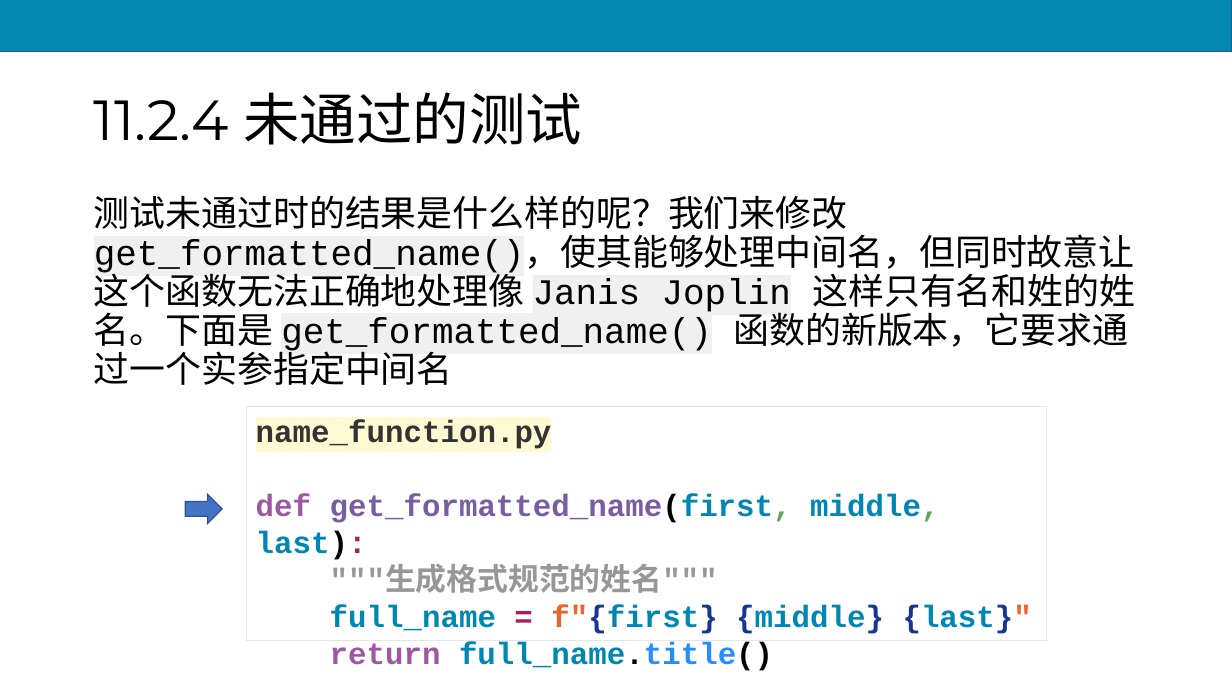
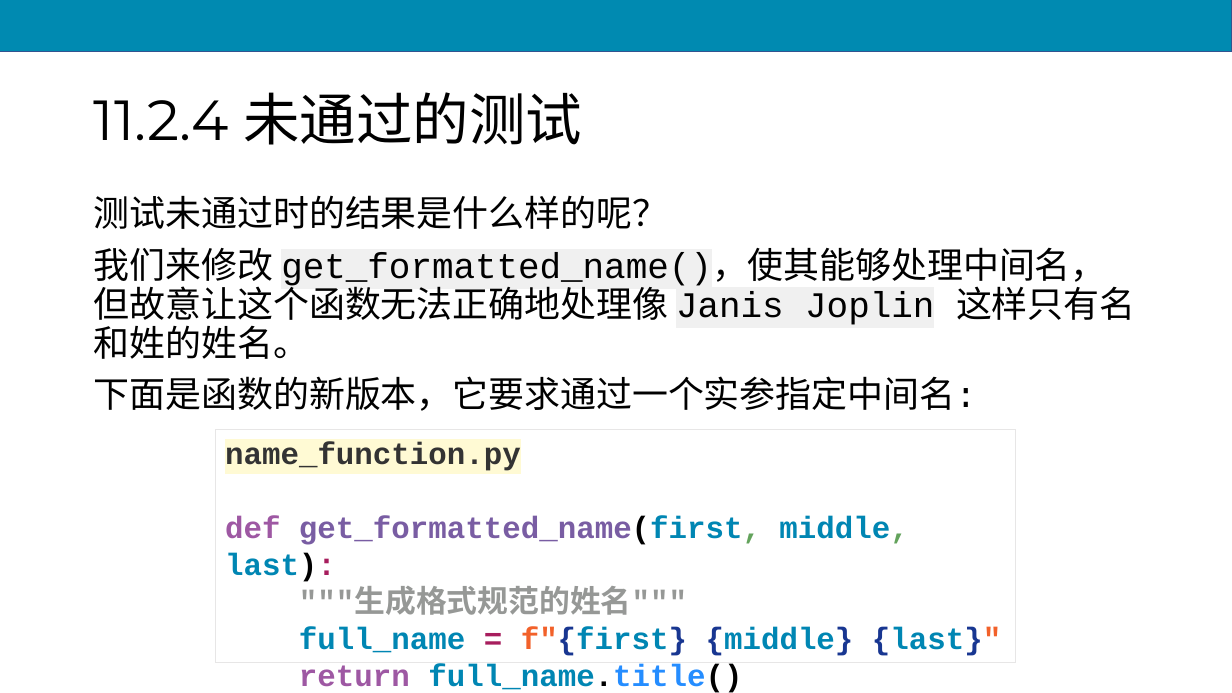
Before and after one commit to scruel/pcc_3e_slides, a slide deck: slide 25 of PPT/python11.pptx (slide 21 before the commit). Drawn at 1232x693 pixels with LibreOffice and Linux fonts; fonts in the diff are those of the drawing. Boxes give left, top, right and bottom in pixels: in the first picture for what was removed or moved away, otherwise in the second. Text is boxed around its words. In the diff, an @@ line names an element or a change of style, - is before the commit and + after.

```diff
--- a/PPT/python11.pptx
+++ b/PPT/python11.pptx
@@ text at [94,195,1135,411]: text changed @@
-测试未通过时的结果是什么样的呢？我们来修改 get_formatted_name()，使其能够处理中间名，但同时故意让这个函数无法正确地处理像 Janis Joplin 这样只有名和姓的姓名。下面是 get_formatted_name() 函数的新版本，它要求通过一个实参指定中间名
+测试未通过时的结果是什么样的呢？
+我们来修改 get_formatted_name()，使其能够处理中间名，但故意让这个函数无法正确地处理像 Janis Joplin 这样只有名和姓的姓名。
+下面是函数的新版本，它要求通过一个实参指定中间名:
@@ rectangle "name_function.py": place and size @@
-rectangle "name_function.py" at [247,407,1047,640]
+rectangle "name_function.py" at [216,430,1017,663]
@@ right arrow removed at [186,494,223,524] @@
```
Also in this commit, not shown: 40 other slides changed, 15 slides added, 3 other files.
